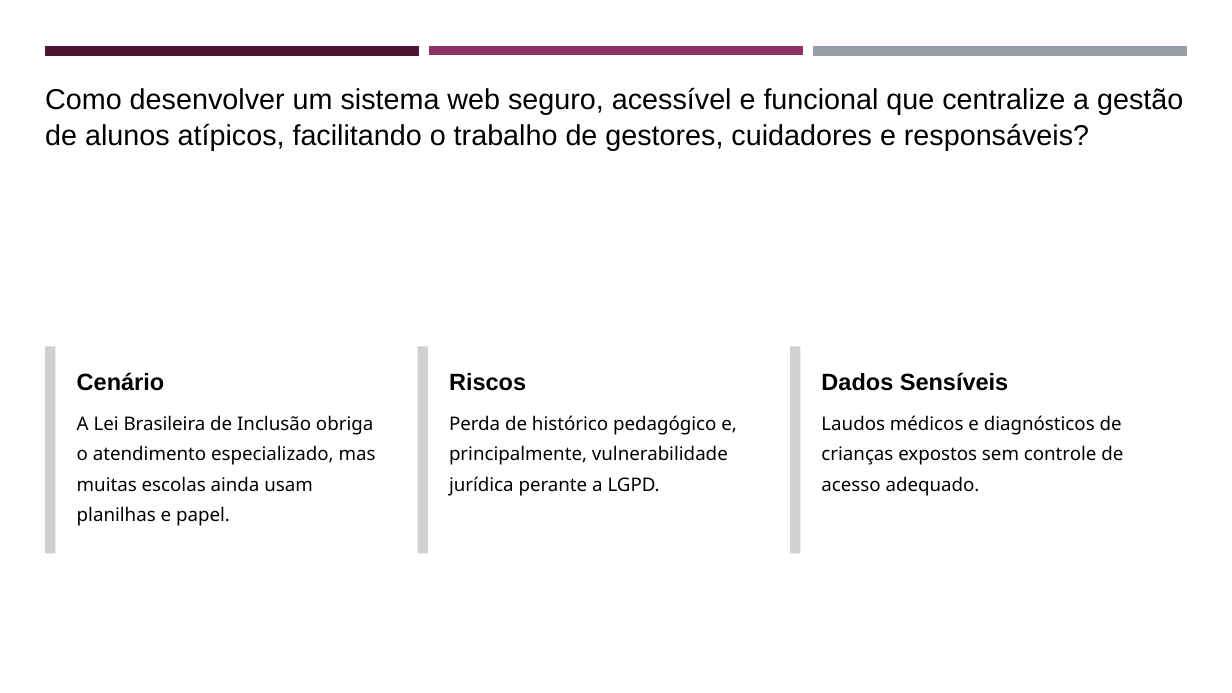
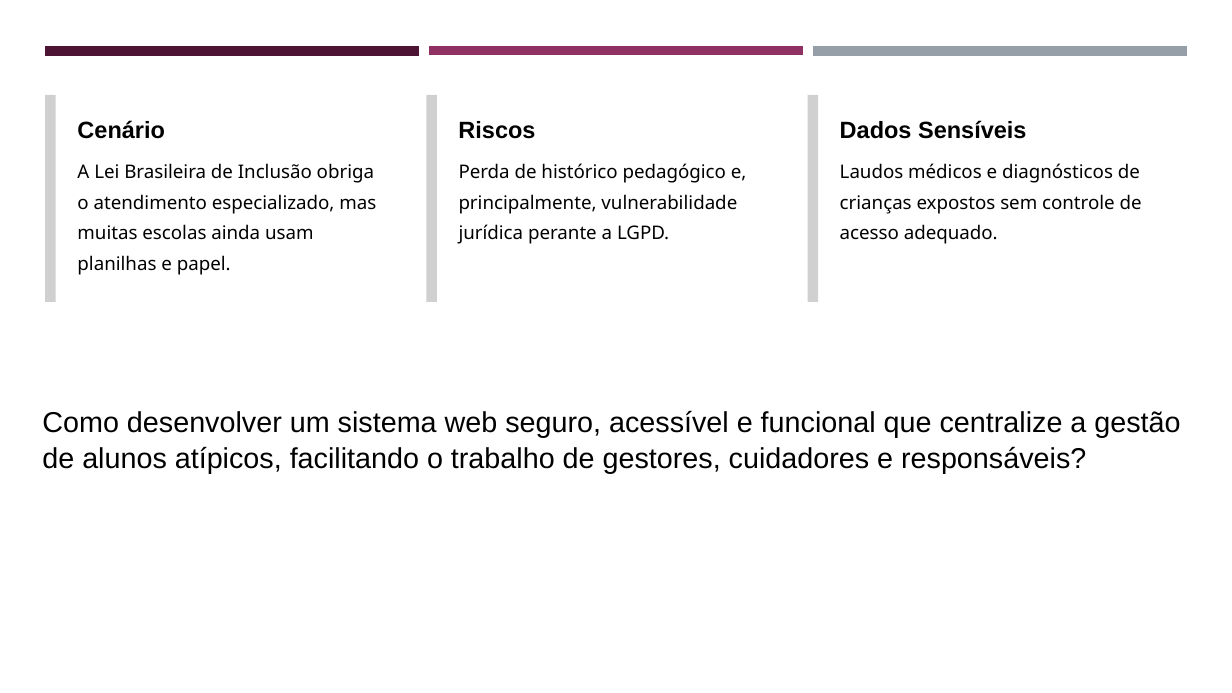
Before and after one commit to z12guilherme/gestao_atipicos, a slide deck: slide 2 of tcc/TCC - Slides.pptx. Drawn at 1232x693 pixels with LibreOffice and Linux fonts; fonts in the diff are those of the drawing; grey boxes stand for pictures. Boxes give left, top, right and bottom in pixels: in the first picture for what was removed or moved away, otherwise in the second. Text is boxed around its words. In the diff, an @@ line names an element or a change of style, - is before the commit and + after.

Commit message:
Modificando SLIDES

```diff
--- a/tcc/TCC - Slides.pptx
+++ b/tcc/TCC - Slides.pptx
@@ picture added at [45, 95, 55, 302] @@
@@ text "Cenário": place and size @@
-text "Cenário" at [77, 372, 165, 391]
+text "Cenário" at [77, 120, 165, 139]
@@ picture added at [426, 95, 437, 302] @@
@@ text "Riscos": place and size @@
-text "Riscos" at [449, 373, 526, 391]
+text "Riscos" at [458, 121, 535, 139]
@@ picture added at [808, 95, 818, 302] @@
@@ text "Dados Sensíveis": place and size @@
-text "Dados Sensíveis" at [821, 372, 1008, 391]
+text "Dados Sensíveis" at [840, 120, 1026, 139]
@@ text "A Lei Brasileira de Inclusão ...": place and size @@
-text "A Lei Brasileira de Inclusão ..." at [77, 415, 376, 526]
+text "A Lei Brasileira de Inclusão ..." at [77, 163, 376, 275]
@@ text "Perda de histórico pedagógico e, ...": place and size @@
-text "Perda de histórico pedagógico e, ..." at [449, 415, 737, 496]
+text "Perda de histórico pedagógico e, ..." at [459, 163, 747, 244]
@@ text "Laudos médicos e diagnósticos de ...": place and size @@
-text "Laudos médicos e diagnósticos de ..." at [821, 415, 1123, 496]
+text "Laudos médicos e diagnósticos de ..." at [840, 163, 1142, 244]
@@ picture removed at [45, 346, 55, 553] @@
@@ picture removed at [418, 346, 428, 553] @@
@@ picture removed at [790, 346, 801, 553] @@
@@ text "Como desenvolver um sistema web ...": place and size @@
-text "Como desenvolver um sistema web ..." at [45, 87, 1183, 151]
+text "Como desenvolver um sistema web ..." at [42, 410, 1180, 473]
```
